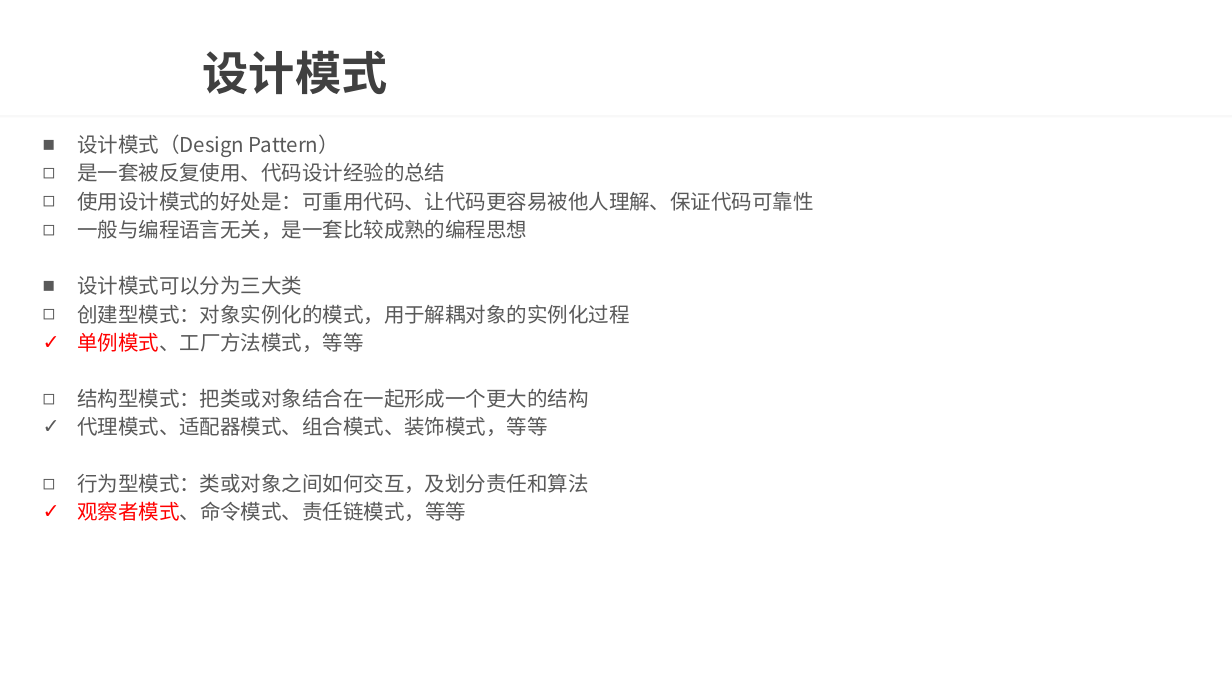
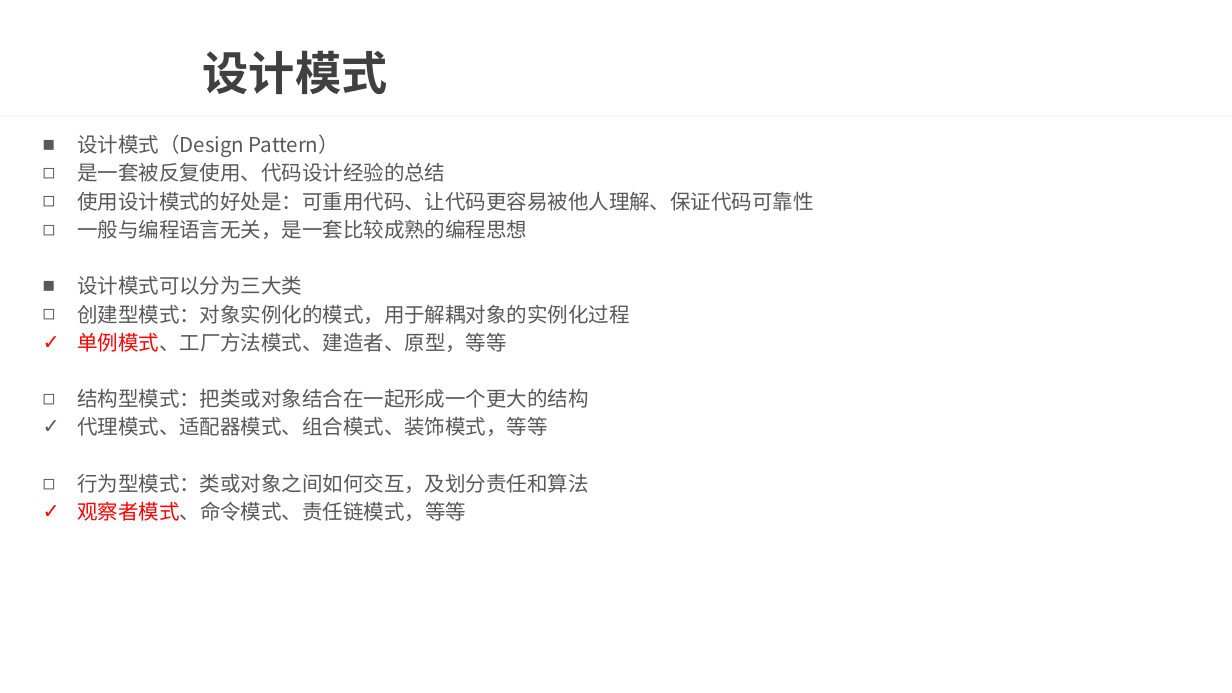
Before and after one commit to wtj900/wtj900.github.io, a slide deck: slide 10 of file/面试文档/07-设计模式与架构.pptx (slide 9 before the commit). Drawn at 1232x693 pixels with LibreOffice and Linux fonts; fonts in the diff are those of the drawing; background and template pictures are left out. Boxes give left, top, right and bottom in pixels: in the first picture for what was removed or moved away, otherwise in the second. Text is boxed around its words. In the diff, an @@ line names an element or a change of style, - is before the commit and + after.

```diff
--- a/file/面试文档/07-设计模式与架构.pptx
+++ b/file/面试文档/07-设计模式与架构.pptx
@@ text at <box>77,332,507,352</box>: text changed @@
-✓ 单例模式、工厂方法模式，等等
+✓ 单例模式、工厂方法模式、建造者、原型，等等
```
Also in this commit, not shown: 1 slide added, 2 other files.
